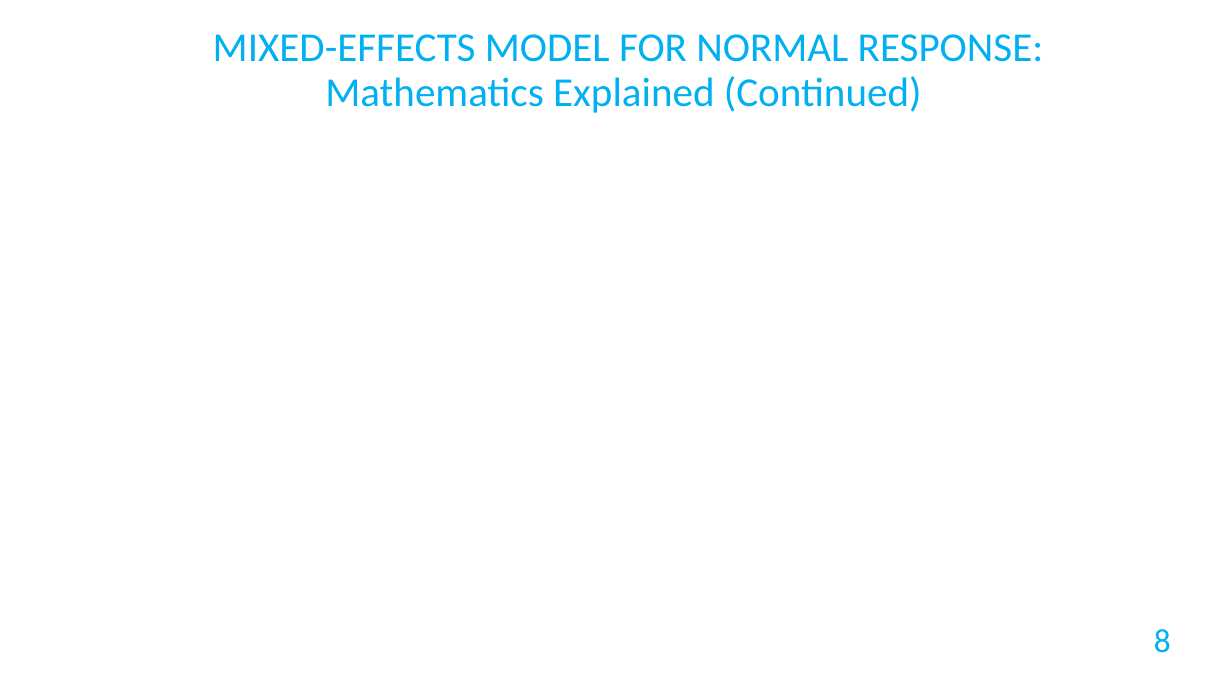
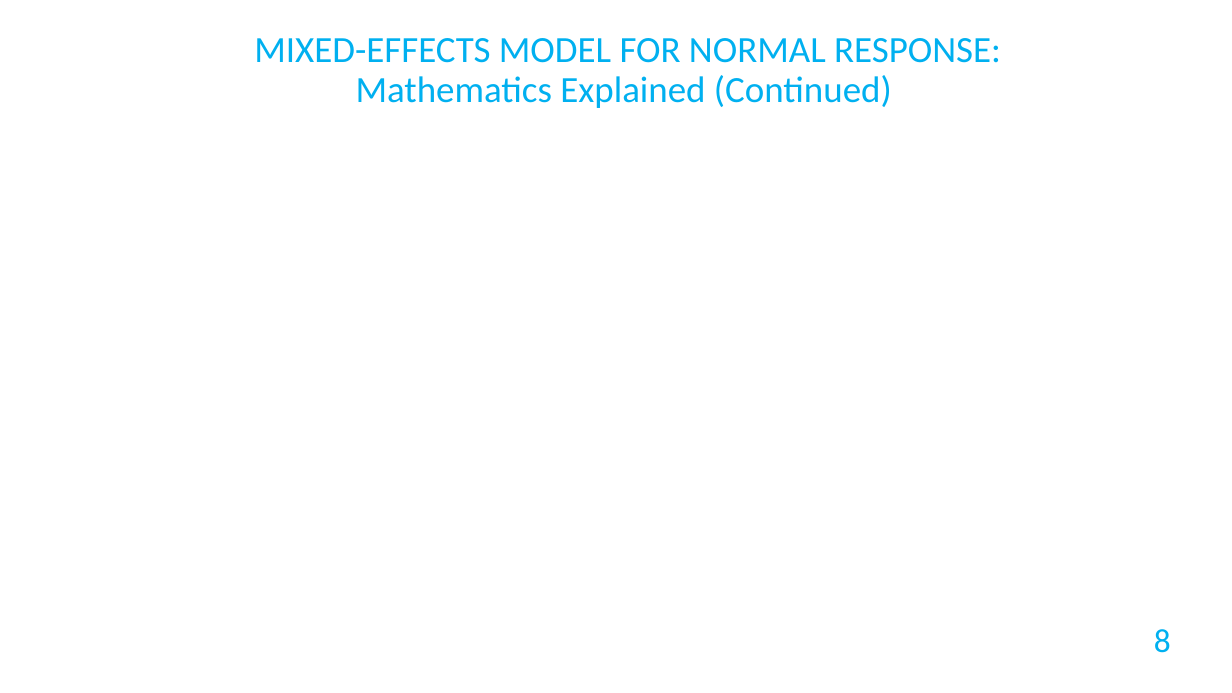
Before and after one commit to socalrug/regression_models_2021-02-09, a slide deck: slide 8 of Modeling Normally Distributed Data with Repeated Measures 2.9.2021.pptx. Drawn at 1232x693 pixels with LibreOffice and Linux fonts; fonts in the diff are those of the drawing; grey boxes stand for pictures. Boxes give left, top, right and bottom in pixels: in the first picture for what was removed or moved away, otherwise in the second. Text is boxed around its words. In the diff, an @@ line names an element or a change of style, - is before the commit and + after.

Commit message:
book/

```diff
--- a/Modeling Normally Distributed Data with Repeated Measures 2.9.2021.pptx
+++ b/Modeling Normally Distributed Data with Repeated Measures 2.9.2021.pptx
@@ title "MIXED-EFFECTS MODEL FOR NORMAL RESPONSE: ..." at (254,38,1001,108): size 32 to 28.8 pt @@
```
Also in this commit, not shown: 3 other slides changed.
